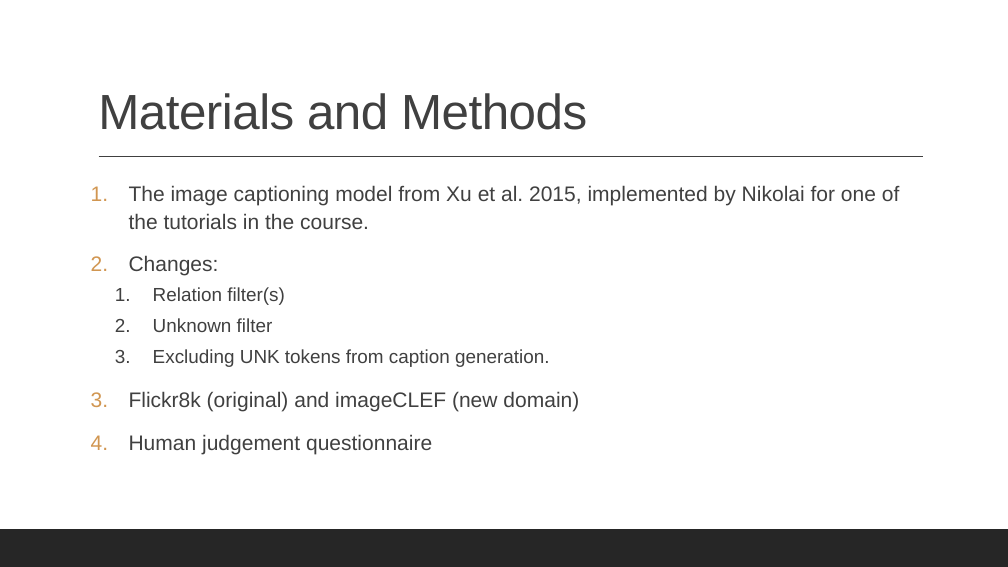
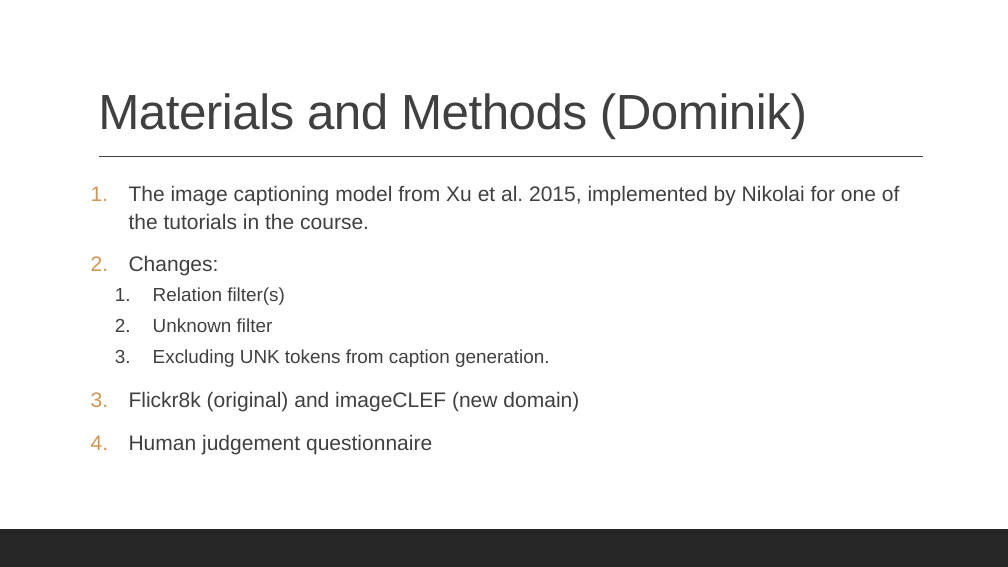
Before and after one commit to Turtilla/aics-project, a slide deck: slide 3 of paper/aics-project.pptx. Drawn at 1008x567 pixels with LibreOffice and Linux fonts; fonts in the diff are those of the drawing. Boxes give left, top, right and bottom in pixels: in the first picture for what was removed or moved away, otherwise in the second. Text is boxed around its words. In the diff, an @@ line names an element or a change of style, - is before the commit and + after.

Commit message:
Updating the presentation

```diff
--- a/paper/aics-project.pptx
+++ b/paper/aics-project.pptx
@@ title at bbox=[98, 93, 807, 139]: text changed @@
-Materials and Methods
+Materials and Methods (Dominik)
```
Also in this commit, not shown: 3 other slides changed, 1 other file.
